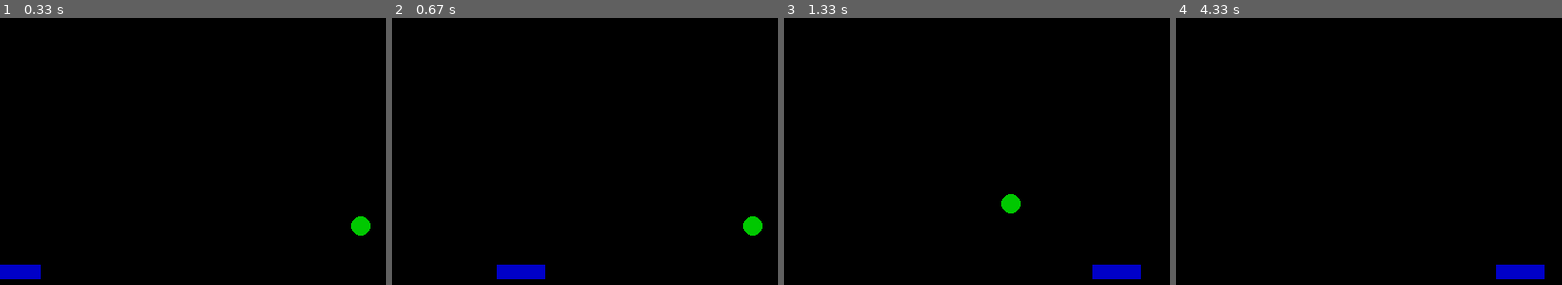
Above: before the commit, frames 1-4 (left to right).
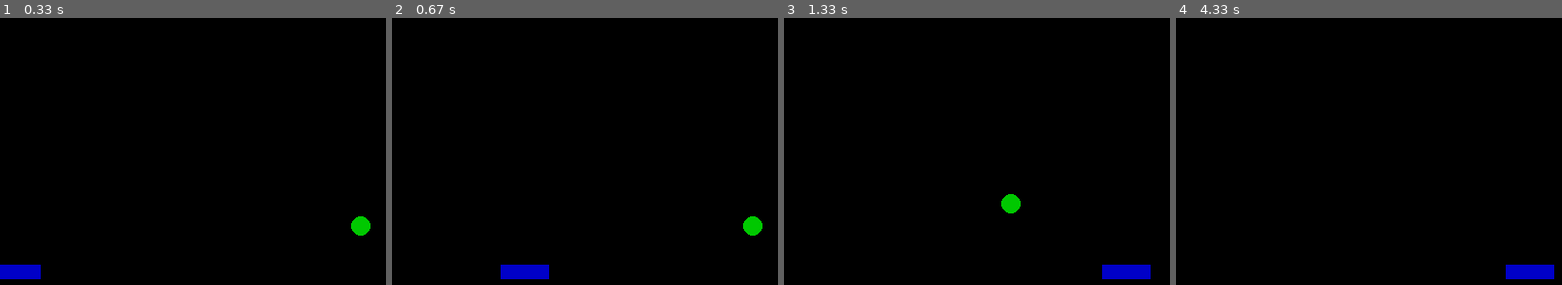
Above: after the commit, the same moments.

Repository: majormunky/PygameBreakout
Game: pygame game, started from main.py
Two runs of this game, one before a commit and one after it. Both use one fixed random seed, a clock stepped at 60 frames per second and the inputs below.
Inputs:
- Up to frame 1 (0.33 s): no input
- Up to frame 2 (0.67 s): hold Right from 0.33 s (still down)
- Up to frame 3 (1.33 s): release Right at 0.8 s; hold Right 0.83-1.3 s; tap Space at 0.9, 1.2 s
- Up to frame 4 (4.33 s): hold Left 1.33-1.87 s; tap Space at 1.4, 1.7, 1.97, 2.27, 2.4, 2.7, 3.07, 3.37, 3.57, 3.87, 4.07 s; hold Left 1.9-2.3 s; hold Right 2.33-2.97 s; hold Left 3-3.47 s; hold Right 3.5-3.97 s; hold Right from 4 s (still down)
The pictures show only the part of the screen within x 3-53%, y 50-100%; the shares and areas given below are measured in that part.

Frame 1 is identical in both runs. In frame 2, 0.1% of the frame differs, in the area x 27-41%, y 92-98%; in frame 3, 0.3%, in the area x 79-95%, y 92-98%; in frame 4, 0.3%.

Commit message:
Converted the player pos among other variables to a rect

Diff:
--- a/main.py
+++ b/main.py
@@ -40,7 +40,7 @@
 class Game:
     def __init__(self, engine):
         self.engine = engine
-        self.player_pos = None
+        self.player_rect = None
         self.screen_rect = None
         self.player_width = 50
         self.player_speed = 0.35
@@ -57,7 +57,7 @@
 
     def setup(self):
         self.screen_rect = get_screenrect()
-        self.player_pos = [20, self.screen_rect.height - 40]
+        self.player_rect = pygame.Rect(20, self.screen_rect.height - 40, 50, 15)
         self.setup_ball()
         self.setup_blocks()
 
@@ -84,13 +84,13 @@
 
     def update(self, dt):
         if self.keys_pressed[pygame.K_LEFT]:
-            self.player_pos[0] -= self.player_speed * dt
-            if self.player_pos[0] < 0:
-                self.player_pos[0] = 0
+            self.player_rect.x -= self.player_speed * dt
+            if self.player_rect.x < 0:
+                self.player_rect.x = 0
         elif self.keys_pressed[pygame.K_RIGHT]:
-            self.player_pos[0] += self.player_speed * dt
-            if self.player_pos[0] + self.player_width > self.screen_rect.width:
-                self.player_pos[0] = self.screen_rect.width - self.player_width
+            self.player_rect.x += self.player_speed * dt
+            if self.player_rect.right > self.screen_rect.width:
+                self.player_rect.right = self.screen_rect.width
 
         if self.state == "playing":
             self.ball_pos[0] += int(self.ball_velocity.x * self.ball_speed)
@@ -120,23 +120,20 @@
             if block.rect.collidepoint(self.ball_pos):
                 block.hit()
                 return True
+
         return False
 
 
     def draw(self, canvas):
-        pygame.draw.rect(canvas, (0, 0, 200), (self.player_pos[0], self.player_pos[1], self.player_width, 15))
+        pygame.draw.rect(canvas, (0, 0, 200), self.player_rect)
         pygame.draw.circle(canvas, (0, 200, 0), self.ball_pos, self.ball_radius)
         left_key = text_surface("Left Key: {}".format(self.keys_pressed[pygame.K_LEFT]), color=(255, 255, 255), font_size=24)
         right_key = text_surface("Right Key: {}".format(self.keys_pressed[pygame.K_RIGHT]), color=(255, 255, 255), font_size=24)
         ball_vel = text_surface("Ball Velocity: {}".format(self.ball_velocity), color=(255, 255, 255), font_size=24)
 
         for block in self.blocks:
-            #pygame.draw.rect(canvas, (255, 255, 255), block.rect, 2)
             block.draw(canvas)
 
-        # canvas.blit(left_key, (20, 20))
-        # canvas.blit(right_key, (20, 50))
-        # canvas.blit(ball_vel, (20, 70))
 
     def handle_event(self, event):
         if event.type == pygame.KEYDOWN:
